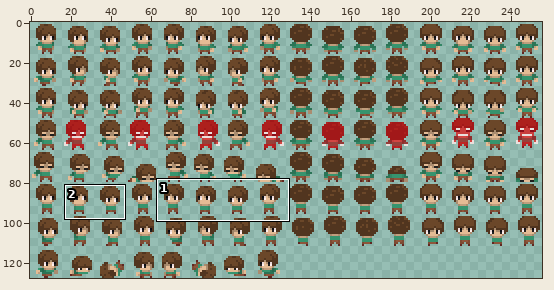
File history of a sprite sheet, Assets/Sprites/Player/Hero_Movements.png. Above: a wide view before the commit, with the close-up outlined.
Close-up. Old version:
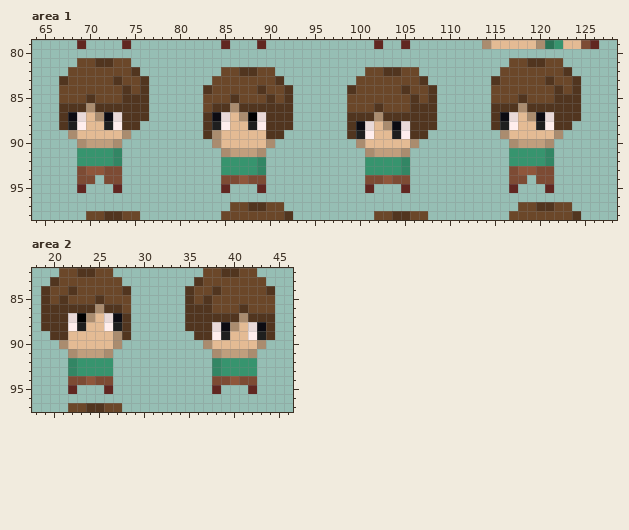
The file is 256x128 pixels. Colours within 5 levels of each other are drawn and written as one. Shown: area 1: x 64..128, y 79..98; area 2: x 18..46, y 82..97. The commit also changed other parts of the picture, which this record leaves out.
Now the later version:
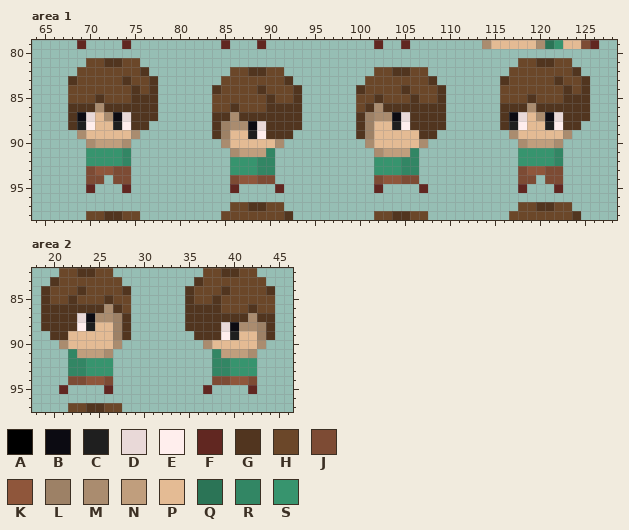
Palette (. is transparent): A #000000  B #0c0b12  C #1f1f1f  D #e9d9d8  E #ffeeed  F #612721  G #51351f  H #6b4729  J #7d4b34  K #8f563b  L #9d8166  M #aa8c6f  N #c09e7d  P #e4bb94  Q #2b7456  R #328664  S #37946e
From old to new:
Area 1:
y 81: x 69 H -> .; x 71 G -> H; x 73 H -> G; x 75 . -> H; x 117 H -> .; x 119 G -> H; x 121 H -> G; x 123 . -> H
y 82: x 68 H -> .; x 75..76 G. -> HG; x 85 H -> .; x 87 G -> H; x 89 H -> G; x 91 . -> H; x 101 H -> .; x 103 G -> H; x 105 H -> G; x 107 . -> H; x 116 H -> .; x 123..124 G. -> HG
y 83: x 67..68 GH -> .G; x 73..74 GH -> HG; x 76..77 G. -> HG; x 84 H -> .; x 91..92 G. -> HG; x 100 H -> .; x 107..108 G. -> HG; x 115..116 GH -> .G; x 121..122 GH -> HG; x 124..125 G. -> HG
y 84: x 67 H -> .; x 74..77 GHG. -> HGHG; x 83..84 GH -> .G; x 92..93 G. -> HG; x 99..100 GH -> .G; x 108..109 G. -> HG; x 115 H -> .; x 122..125 GHG. -> HGHG
y 85: x 67 H -> .; x 70..71 GH -> HG; x 74 G -> H; x 77 . -> G; x 83 H -> .; x 86 G -> H; x 92..93 G. -> HG; x 99 H -> .; x 102 H -> G; x 108..109 G. -> HG; x 115 H -> .; x 118..119 GH -> HG; x 122 G -> H; x 125 . -> G
y 86: x 67 G -> .; x 70..71 MG -> GM; x 77 . -> G; x 83..89 HGGMGGG -> .HHGHHH; x 93 . -> G; x 99 H -> .; x 101..105 HGHHH -> GMGGG; x 109 . -> G; x 115 G -> .; x 118..119 MG -> GM; x 125 . -> G
y 87: x 67..74 GBDPMBDG -> .GBDPMBD; x 77 . -> G; x 83..89 GBDPMAD -> .GGMGGG; x 93 . -> G; x 99 G -> .; x 101 G -> L; x 103..105 GGG -> MBD; x 109 . -> G; x 115..122 GBDPMBDG -> .GBDPMBD; x 125 . -> G
y 88: x 67..70 GCEP -> .GCE; x 72..74 CEG -> PCE; x 76 . -> G; x 83..89 GCEPPCE -> .GLMMBD; x 93 . -> G; x 99..101 GBD -> .GL; x 103..105 MBD -> PCE; x 109 . -> G; x 115..118 GCEP -> .GCE; x 120..122 CEG -> PCE; x 124 . -> G
y 89: x 68..69 MP -> .M; x 74..75 M. -> PM; x 83..85 GMP -> .GL; x 88..89 PP -> CE; x 92 . -> G; x 99..101 GCE -> .GL; x 104..106 CEG -> PPP; x 108 . -> G; x 116..117 MP -> .M; x 122..123 M. -> PM
y 90: x 69..70 MN -> .M; x 73..74 M. -> NM; x 84..85 MP -> .M; x 90..91 M. -> PM; x 100..101 MP -> .M; x 106..107 M. -> PM; x 117..118 MN -> .M; x 121..122 M. -> NM
y 91: x 69 S -> .; x 73..74 R. -> SR; x 85..86 MN -> .M; x 89..90 M. -> NR; x 101..102 MN -> .M; x 105..106 M. -> NR; x 117 S -> .; x 121..122 R. -> SR
y 92: x 69 S -> .; x 73..74 R. -> SR; x 85 S -> .; x 90 . -> R; x 101 S -> .; x 106 . -> R; x 117 S -> .; x 121..122 R. -> SR
y 93: x 69..70 JK -> .J; x 72 J -> K; x 74 . -> J; x 85 S -> .; x 90 . -> R; x 101 S -> .; x 106 . -> R; x 117..118 JK -> .J; x 120 J -> K; x 122 . -> J
y 94: x 69 J -> .; x 71..72 .J -> J.; x 74 . -> J; x 85 J -> .; x 88 J -> K; x 90 . -> J; x 101 J -> .; x 104 J -> K; x 106 . -> J; x 117 J -> .; x 119..120 .J -> J.; x 122 . -> J
y 95: x 69..70 F. -> .F; x 73..74 F. -> .F; x 85..86 F. -> .F; x 89 F -> .; x 91 . -> F; x 101..102 F. -> .F; x 105 F -> .; x 107 . -> F; x 117..118 F. -> .F; x 121..122 F. -> .F
Area 2:
y 84: x 22..23 GH -> HG; x 38..39 GH -> HG
y 85: x 21..22 GH -> HG; x 25..26 GH -> HG; x 37..38 GH -> HG
y 86: x 25..26 MG -> GM; x 38 H -> G; x 41..42 GH -> HG
y 87: x 22..27 DAMPDB -> GDBMML; x 41..42 MG -> GM
y 88: x 22..24 ECP -> GEC; x 26..27 EC -> PL; x 38..43 DBMPDB -> GDBMML
y 89: x 27 M -> L; x 38..40 ECP -> GEC; x 42..43 EC -> PL
y 91: x 22 M -> R; x 38 M -> R
y 92..93: x 23 S -> R; x 39 S -> R
y 94: x 25 J -> K; x 41 J -> K
y 95: x 21..22 .F -> F.; x 37..38 .F -> F.
Pixel boxes of the changes (left, top, right, bottom) in both close-ups:
changed: (59, 58, 158, 193)
changed: (491, 58, 590, 193)
changed: (203, 67, 302, 193)
changed: (347, 67, 446, 193)
changed: (59, 286, 122, 394)
changed: (203, 286, 266, 394)
